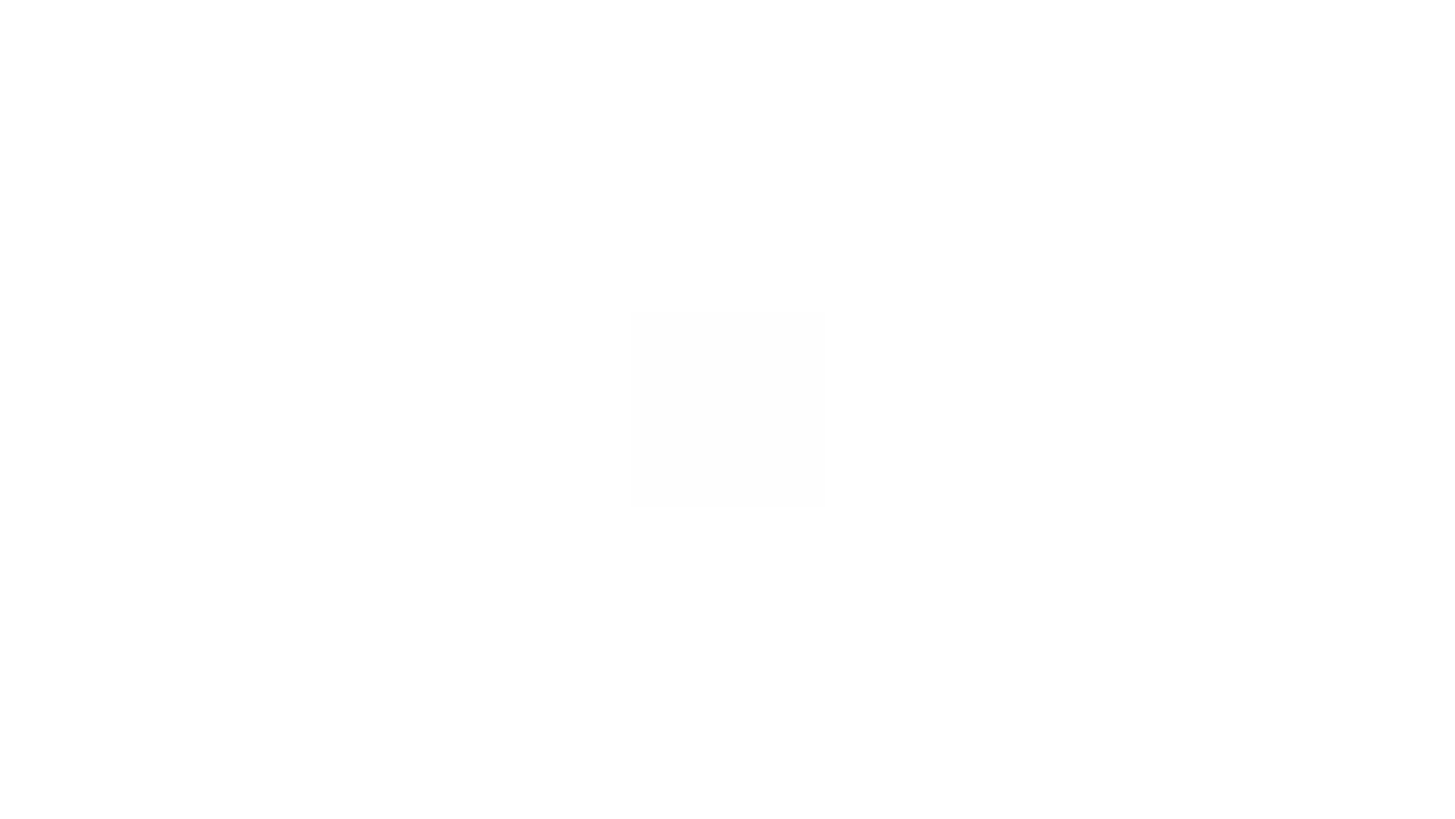
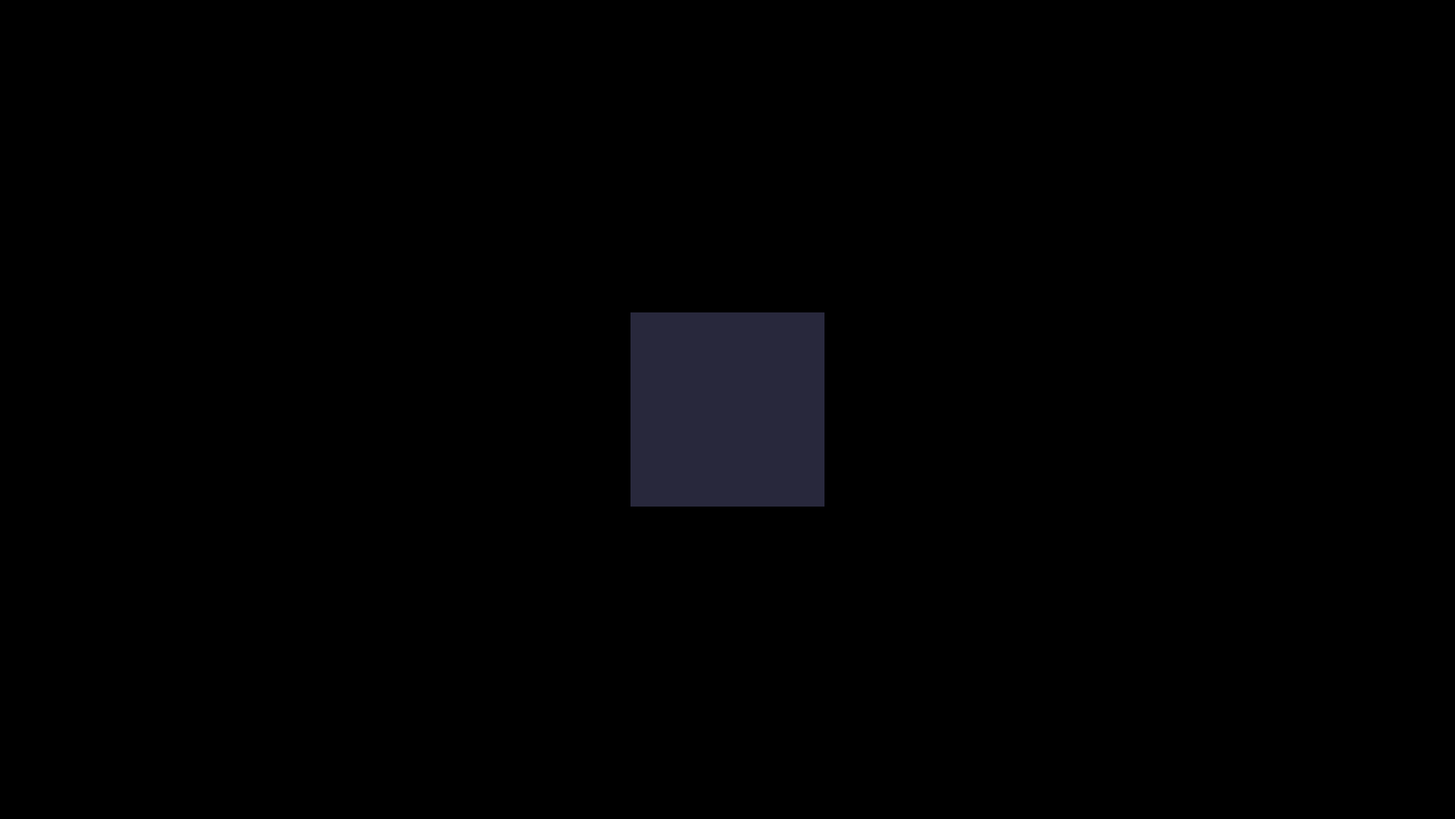
Comparing the layer stacks of the two 1455 × 819 images. Changes:
renamed "L1" to "Avatar#linkedpsd(Avatar.psd)", painted on it over bbox(630, 312, 826, 508)
